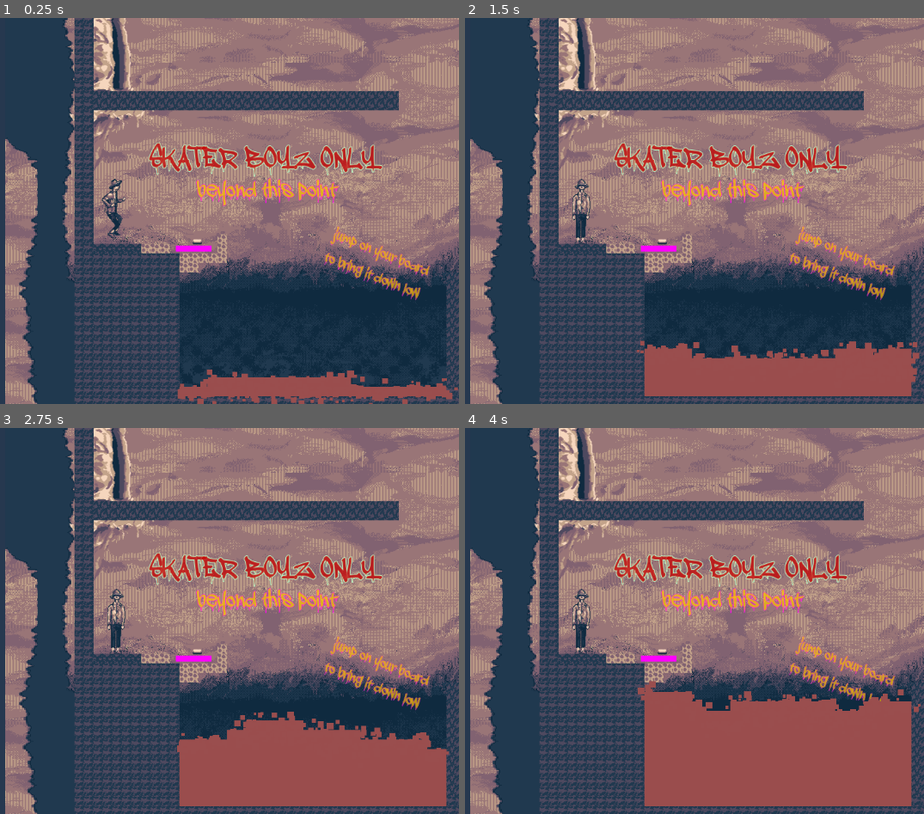
Above: before the commit, frames 1-4 (two rows, left to right).
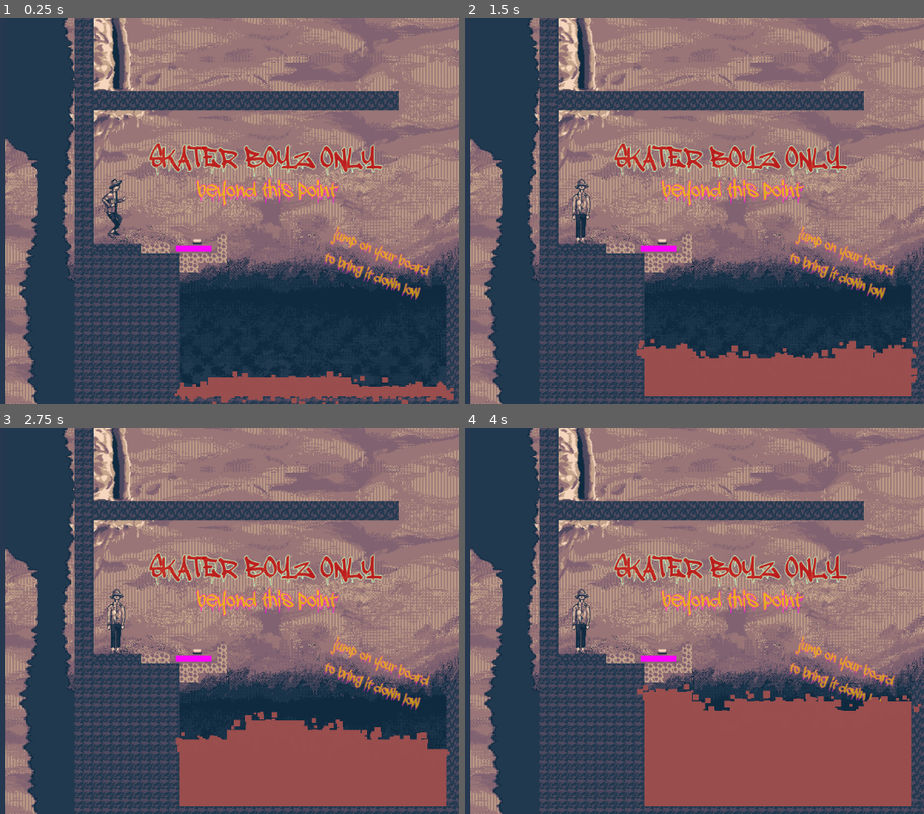
Above: after the commit, the same moments.

Repository: hellomynameisren/ludumdare
Game: Godot game, scene res://liquid/complete_levels/04_skate.tscn
Same seed, same stepped clock (60 frames per second), same inputs: the game is played once before the commit and once after it.
Inputs:
- Up to frame 1 (0.25 s): no input
- Up to frame 2 (1.5 s): no input
- Up to frame 3 (2.75 s): no input
- Up to frame 4 (4 s): no input

The runs differ from the first frame. In frame 1, 0.5% of the frame differs, in the area x 38-100%, y 91-100%; in frame 2, 0.5%; in frame 3, 0.4%; in frame 4, 0.6%, in the area x 37-100%, y 65-74%.

Commit message:
lava masks!

Diff:
--- a/liquid/boulder.tscn
+++ b/liquid/boulder.tscn
@@ -10,6 +10,7 @@
 
 [node name="Boulder" type="RigidBody2D" groups=["hazard"]]
 position = Vector2(1200, 0)
+collision_mask = 3
 can_sleep = false
 script = ExtResource("1_fudh2")
 
--- a/liquid/breakable_wall.tscn
+++ b/liquid/breakable_wall.tscn
@@ -7,6 +7,7 @@
 size = Vector2(16, 16)
 
 [node name="BreakableWall" type="StaticBody2D" groups=["breakable"]]
+collision_mask = 3
 script = ExtResource("1_bmgox")
 
 [node name="Sprite2D" type="Sprite2D" parent="."]
--- a/liquid/ceiling_hazard.gd
+++ b/liquid/ceiling_hazard.gd
@@ -1,14 +1,14 @@
 extends RigidBody2D
 
 func _ready():
-    # Set the initial gravity scale to 0 to make it inert
-    gravity_scale = 0
+	# Set the initial gravity scale to 0 to make it inert
+	gravity_scale = 0
 
 func _on_body_entered(body):
-    print("Body entered")
-    # Check if the body that entered is in the "player" group
-    if body.is_in_group("player"):
-        # Apply an upward impulse
-        apply_central_impulse(Vector2(0, -10))
-        # Set the gravity scale to 1 to make it fall
-        gravity_scale = 1
+	print("Body entered")
+	# Check if the body that entered is in the "player" group
+	if body.is_in_group("player"):
+		# Apply an upward impulse
+		apply_central_impulse(Vector2(0, -10))
+		# Set the gravity scale to 1 to make it fall
+		gravity_scale = 1
--- a/liquid/ceiling_hazard.tscn
+++ b/liquid/ceiling_hazard.tscn
@@ -17,6 +17,7 @@
 size = Vector2(20, 200)
 
 [node name="Ceiling Hazard" type="RigidBody2D" groups=["hazard"]]
+collision_mask = 3
 script = ExtResource("1_h0b88")
 
 [node name="Sprite2D" type="Sprite2D" parent="."]
--- a/liquid/floor_switch.tscn
+++ b/liquid/floor_switch.tscn
@@ -7,8 +7,8 @@
 size = Vector2(10, 6)
 
 [node name="FloorSwitch" type="Area2D"]
-collision_layer = 2
-collision_mask = 3
+collision_layer = 4
+collision_mask = 7
 script = ExtResource("1_aol6q")
 
 [node name="Sprite2D" type="Sprite2D" parent="."]
--- a/liquid/flying_spider.tscn
+++ b/liquid/flying_spider.tscn
@@ -50,6 +50,7 @@
 size = Vector2(36, 16)
 
 [node name="FlyingSpider" type="StaticBody2D" groups=["hazard"]]
+collision_mask = 3
 script = ExtResource("1_oi6r0")
 
 [node name="AnimatedSprite2D" type="AnimatedSprite2D" parent="."]
--- a/liquid/goal.tscn
+++ b/liquid/goal.tscn
@@ -12,6 +12,7 @@
 
 [node name="Goal" type="StaticBody2D"]
 z_index = -20
+collision_mask = 3
 script = ExtResource("1_1m7w5")
 
 [node name="Sprite2D" type="Sprite2D" parent="."]
--- a/liquid/gravel.tscn
+++ b/liquid/gravel.tscn
@@ -15,6 +15,7 @@
 height = 16
 
 [node name="Gravel" type="StaticBody2D"]
+collision_mask = 3
 script = ExtResource("1_l1f2e")
 
 [node name="CollisionShape2D" type="CollisionShape2D" parent="."]
--- a/liquid/lava_block.tscn
+++ b/liquid/lava_block.tscn
@@ -15,6 +15,7 @@
 size = Vector2(16, 16)
 
 [node name="LavaBlock" type="StaticBody2D" groups=["lava"]]
+collision_layer = 2
 script = ExtResource("1_iuhvf")
 metadata/_edit_lock_ = true
 
--- a/liquid/moving_platform.tscn
+++ b/liquid/moving_platform.tscn
@@ -11,6 +11,7 @@
 
 [node name="Moving Platform" type="CharacterBody2D"]
 position = Vector2(200, 170)
+collision_mask = 3
 script = ExtResource("1_wim8v")
 
 [node name="CollisionShape2D" type="CollisionShape2D" parent="."]
--- a/liquid/player.tscn
+++ b/liquid/player.tscn
@@ -223,7 +223,7 @@
 transitions = ["Start", "idle", SubResource("AnimationNodeStateMachineTransition_o1ivg"), "idle", "jump", SubResource(" …(1048 unchanged characters)…
 
 [node name="Player" type="CharacterBody2D" groups=["player"]]
-collision_mask = 3
+collision_mask = 7
 script = ExtResource("1_t13u5")
 
 [node name="CollisionShape2D" type="CollisionShape2D" parent="."]
--- a/liquid/thwomp.tscn
+++ b/liquid/thwomp.tscn
@@ -17,6 +17,7 @@
 
 [node name="Thwomp" type="RigidBody2D"]
 position = Vector2(1200, -650)
+collision_mask = 3
 lock_rotation = true
 script = ExtResource("1_oa8a6")
 
--- a/liquid/wall_block.tscn
+++ b/liquid/wall_block.tscn
@@ -12,6 +12,7 @@
 size = Vector2(16, 16)
 
 [node name="WallBlock" type="StaticBody2D"]
+collision_mask = 3
 
 [node name="Sprite2D" type="Sprite2D" parent="."]
 texture = SubResource("GradientTexture2D_frg6q")
--- a/liquid/weak_block.tscn
+++ b/liquid/weak_block.tscn
@@ -10,6 +10,7 @@
 size = Vector2(16, 20)
 
 [node name="WeakBlock" type="RigidBody2D"]
+collision_mask = 3
 script = ExtResource("1_kacg3")
 
 [node name="Sprite2D" type="Sprite2D" parent="."]
--- a/project.godot
+++ b/project.godot
@@ -37,9 +37,14 @@
 ]
 }
 
+[layer_names]
+
+2d_physics/layer_1="main"
+2d_physics/layer_2="lava"
+
 [physics]
 
-common/physics_ticks_per_second=20
+common/physics_ticks_per_second=30
 
 [rendering]
 
Not shown: 1 places in liquid/bottom_walls.tscn that only renumber resources
Not shown: 1 places in liquid/thwomp.tscn that only renumber resources
